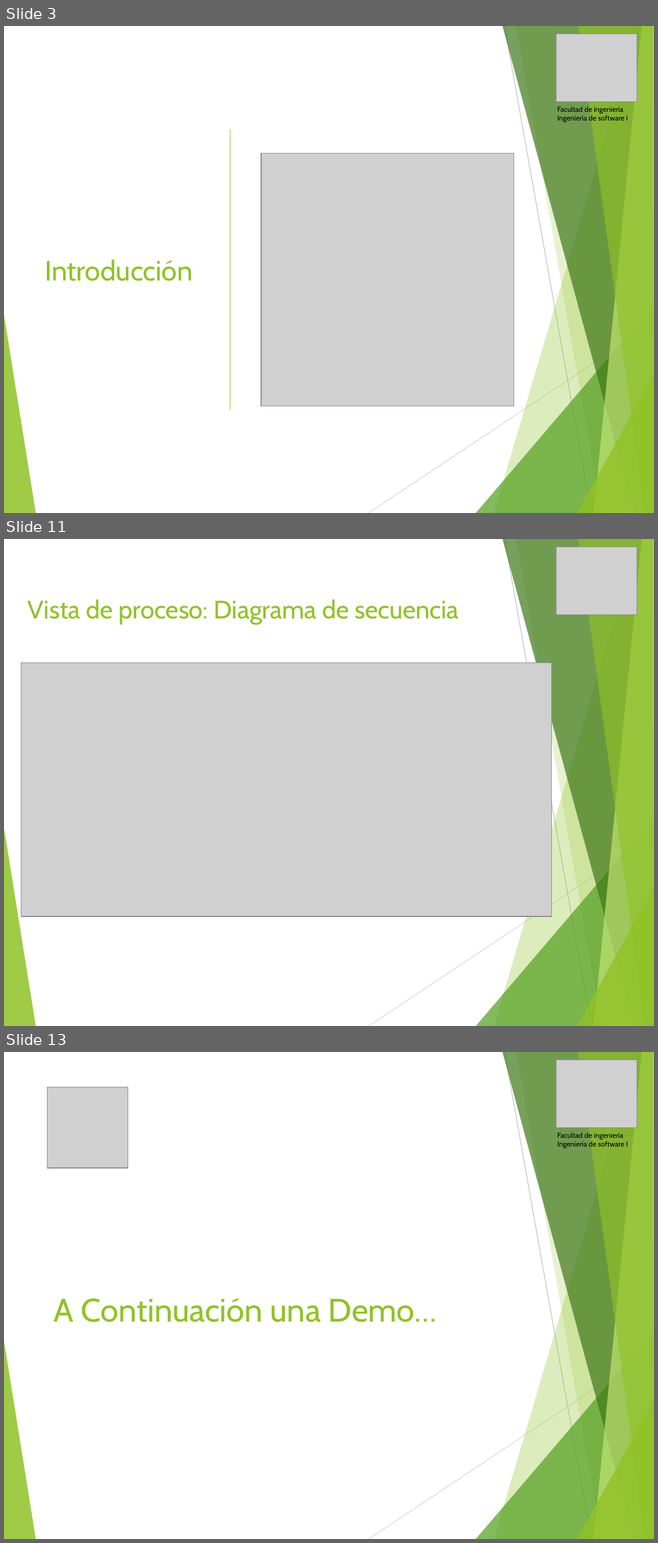
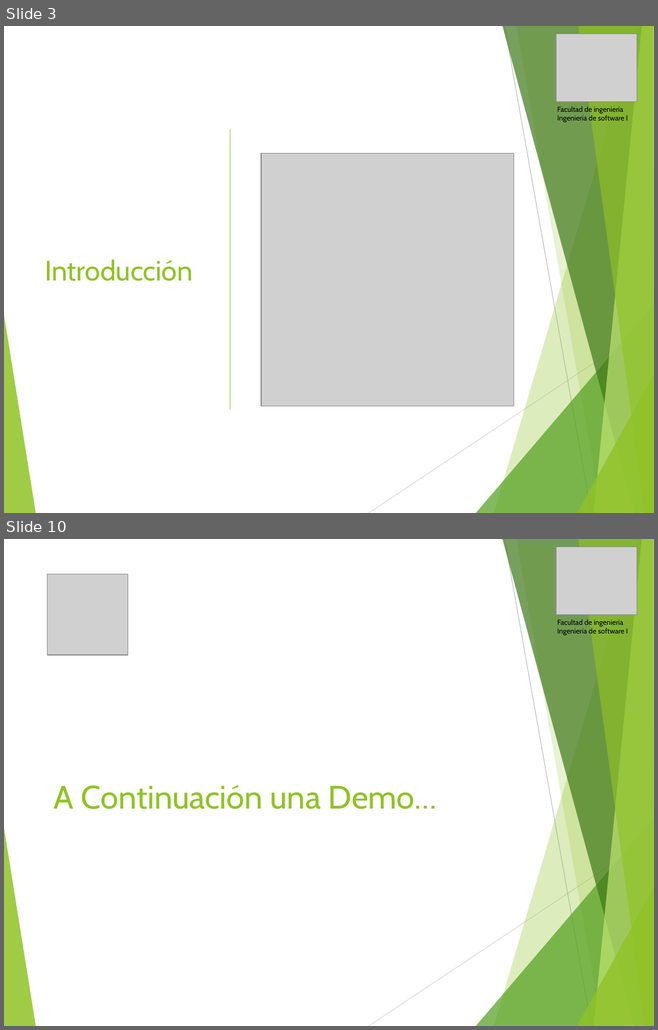
Before and after one commit to vixo23/ING-DE-SOFTWARE, a slide deck: INCREMENTO2/PPTS/PPt Segundo incremento scrum++.pptx. Shown one above the other, each under a label of ours: slides 3, 11 and 13 before the commit, slides 3 and 10 after it; the slides between them are not shown. The pictures are 658x1543 and 658x1030 pixels, drawn with LibreOffice and Linux fonts; fonts in the diff are those of the drawing; grey boxes stand for pictures. Boxes give left, top, right and bottom in pixels: in the first picture for what was removed or moved away, otherwise in the second. Text is boxed around its words. In the diff, an @@ line names an element or a change of style, - is before the commit and + after.

```diff
--- a/INCREMENTO2/PPTS/PPt Segundo incremento scrum++.pptx
+++ b/INCREMENTO2/PPTS/PPt Segundo incremento scrum++.pptx
@@ slide 11 removed at box(4, 539, 654, 1026), background #FFFFFF; not listed: 10 template elements that a slide beside it also shows @@
@@ picture removed at box(556, 547, 636, 615) @@
@@ title removed at box(28, 599, 458, 624) @@
-Vista de proceso: Diagrama de secuencia
@@ picture removed at box(21, 663, 552, 917) @@
@@ what was slide 13 is now slide 10 @@
```
Also in this commit, not shown: 5 slides changed, 4 slides added, 5 other slides removed.
